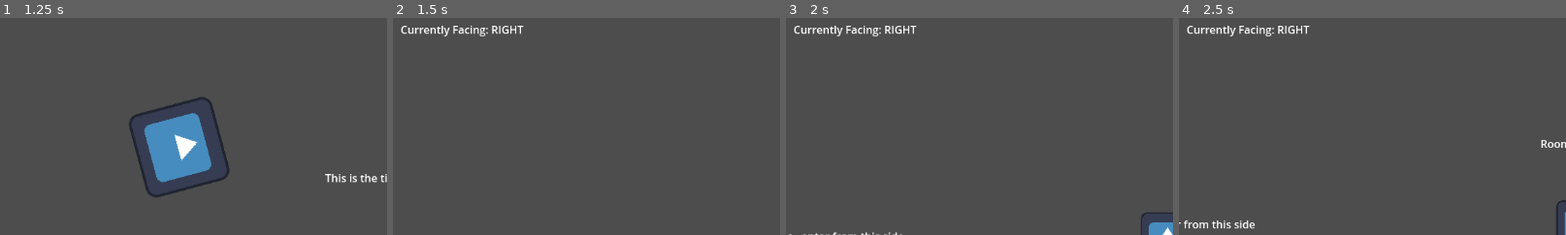
Above: before the commit, frames 1-4 (left to right).
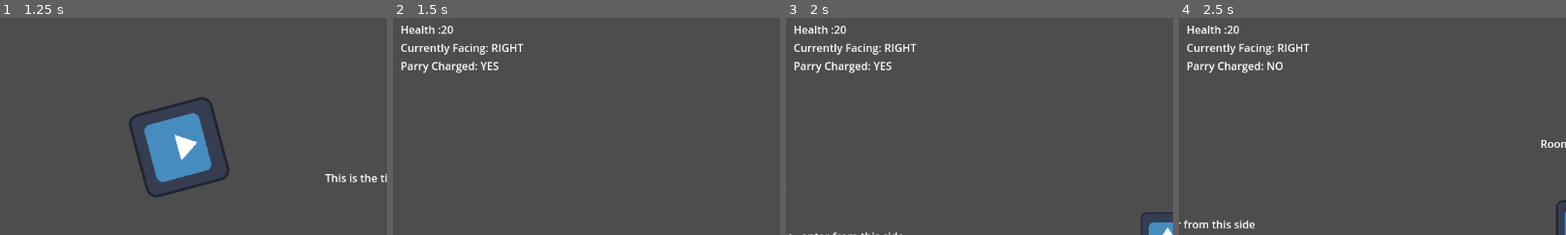
Above: after the commit, the same moments.

Repository: TheMammothManRemastered/Project5
Game: Godot game, scene res://scenes/objects/titlescreen.tscn
Same seed, same stepped clock (60 frames per second), same inputs: the game is played once before the commit and once after it. The engine's default icon, where the game draws it, is replaced by a stand-in: a white triangle on a blue panel in a dark square.
Inputs:
- Up to frame 1 (1.25 s): hold D (player_right) from 0.53 s (still down); tap Q (player_parry) at 0.6 s; tap Space (player_jump) at 0.77 s
- Up to frame 2 (1.5 s): release D (player_right) at 1.25 s; click "load example level 1" at 1.25 s
- Up to frame 3 (2 s): no input
- Up to frame 4 (2.5 s): hold D (player_right) from 2.03 s (still down); tap Q (player_parry) at 2.1 s; tap Space (player_jump) at 2.27 s
The pictures show only the part of the screen within x 1-51%, y 2-52%; the shares and areas given below are measured in that part.

Frame 1 is identical in both runs. In frame 2, 1.9% of the frame differs, in the area x 2-34%, y 3-26%; in frame 3, 1.9%; in frame 4, 1.9%.
Error before the commit: Invalid assignment of property or key 'text' with value of type 'String' on a base object of type 'null instance'. (res://scripts/hud.gd:10)

Commit message:
i did it again :P

Diff:
--- a/scenes/objects/hud.tscn
+++ b/scenes/objects/hud.tscn
@@ -5,7 +5,7 @@
 [node name="HUD" type="CanvasLayer"]
 script = ExtResource("1_5hrln")
 
-[node name="MarginContainer" type="MarginContainer" parent="."]
+[node name="Container" type="MarginContainer" parent="."]
 anchors_preset = 15
 anchor_right = 1.0
 anchor_bottom = 1.0
@@ -16,15 +16,7 @@
 theme_override_constants/margin_right = 20
 theme_override_constants/margin_bottom = 20
 
-[node name="Label" type="Label" parent="MarginContainer"]
-layout_mode = 2
-size_flags_horizontal = 0
-size_flags_vertical = 0
-text = "Currently Facing: LEFT"
-horizontal_alignment = 2
-vertical_alignment = 2
-
-[node name="Label3" type="Label" parent="MarginContainer"]
+[node name="Controls" type="Label" parent="Container"]
 layout_mode = 2
 size_flags_horizontal = 8
 size_flags_vertical = 8
@@ -37,3 +29,22 @@
 Q, Y Button (xbox) - Parry"
 horizontal_alignment = 2
 vertical_alignment = 2
+
+[node name="Stats" type="VBoxContainer" parent="Container"]
+layout_mode = 2
+size_flags_horizontal = 0
+size_flags_vertical = 0
+
+[node name="Health" type="Label" parent="Container/Stats"]
+layout_mode = 2
+size_flags_horizontal = 0
+size_flags_vertical = 0
+text = "helt"
+
+[node name="Facing" type="Label" parent="Container/Stats"]
+layout_mode = 2
+text = "tribal tech"
+
+[node name="Parry" type="Label" parent="Container/Stats"]
+layout_mode = 2
+text = "paryy"
--- a/scripts/hud.gd
+++ b/scripts/hud.gd
@@ -1,10 +1,7 @@
 extends CanvasLayer
-
-# Called when the node enters the scene tree for the first time.
-func _ready():
-	$MarginContainer/Label.text = "Currently Facing: " + ("LEFT" if (LevelManager.player.curr_facing == -1) else "RIGHT")
-
 
 # Called every frame. 'delta' is the elapsed time since the previous frame.
 func _process(delta):
-	$MarginaContainer/Label.text = "Currently Facing: " + ("LEFT" if (LevelManager.player.curr_facing == -1) else "RIGHT") + "\nParry Charged: " + ("NO" if LevelManager.player.is_parrying else "YES") + "\nHealth :" + str(LevelManager.player.health)
+	$Container/Stats/Facing.text = "Currently Facing: " + ("LEFT" if (LevelManager.player.curr_facing == -1) else "RIGHT")
+	$Container/Stats/Parry.text = "Parry Charged: " + ("NO" if LevelManager.player.is_parrying else "YES")
+	$Container/Stats/Health.text = "Health :" + str(LevelManager.player.health)
